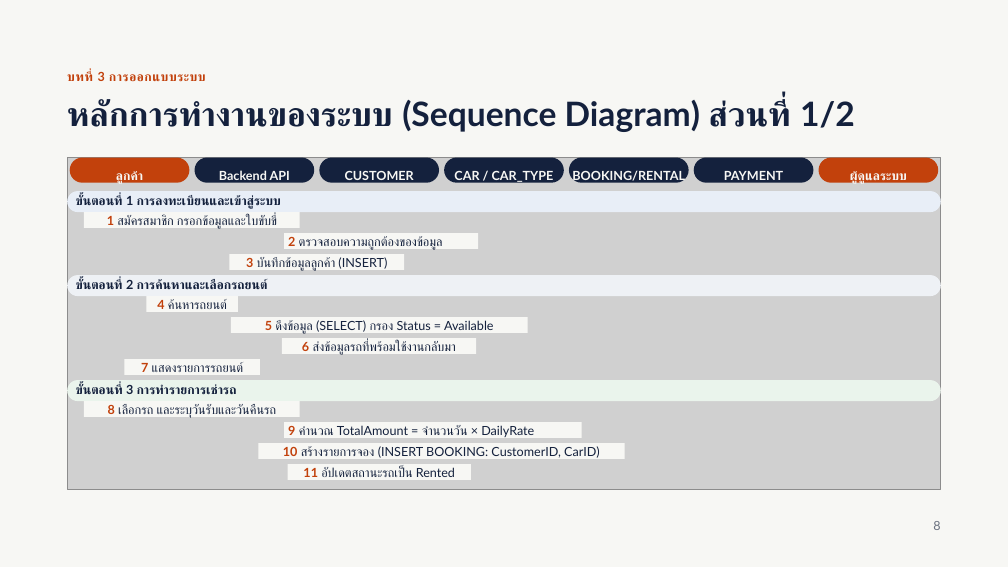
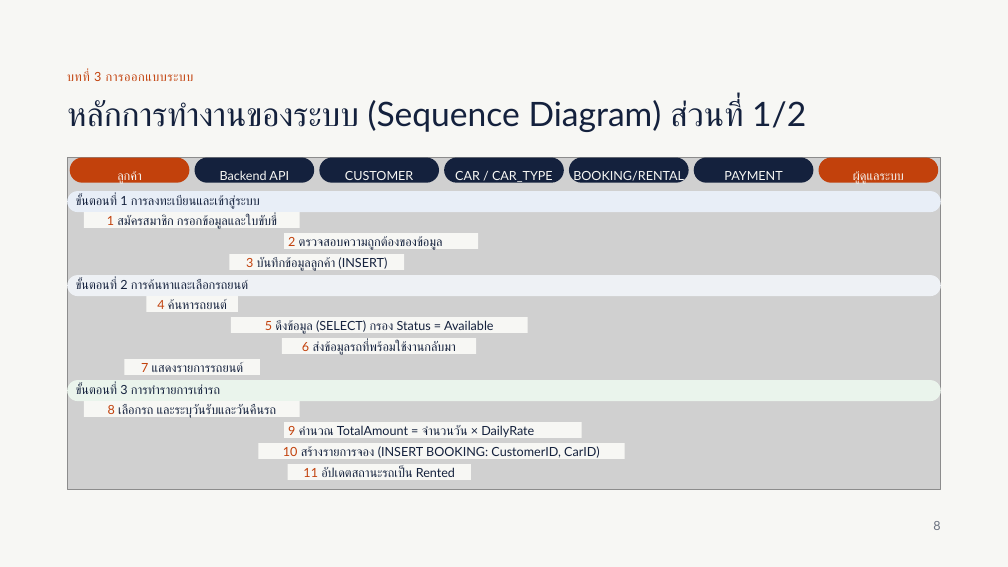
Before and after one commit to 68070299-lang/data, a slide deck: slide 8 of presentation/Online_Car_Rental_System.pptx. Drawn at 1008x567 pixels with LibreOffice and Linux fonts; fonts in the diff are those of the drawing; grey boxes stand for pictures. Boxes give left, top, right and bottom in pixels: in the first picture for what was removed or moved away, otherwise in the second. Text is boxed around its words. In the diff, an @@ line names an element or a change of style, - is before the commit and + after.

```diff
--- a/presentation/Online_Car_Rental_System.pptx
+++ b/presentation/Online_Car_Rental_System.pptx
@@ text "1 สมัครสมาชิก กรอกข้อมูลและใบขับขี่" at bbox=[107, 215, 277, 229]: bold off in "1" @@
@@ text "2 ตรวจสอบความถูกต้องของข้อมูล" at bbox=[288, 236, 443, 250]: bold off in "2" @@
@@ text "4 ค้นหารถยนต์" at bbox=[157, 299, 227, 309]: bold off in "4" @@
@@ text "6 ส่งข้อมูลรถที่พร้อมใช้งานกลับมา" at bbox=[302, 341, 456, 355]: bold off in "6" @@
@@ bold off in 12 elements at bbox=[67, 71, 194, 81], bbox=[67, 100, 806, 132], bbox=[117, 171, 142, 184], bbox=[220, 170, 289, 183], bbox=[345, 171, 413, 183], bbox=[455, 171, 553, 183], bbox=[573, 171, 684, 183], bbox=[724, 171, 782, 183], bbox=[853, 171, 904, 184], bbox=[76, 195, 260, 209], bbox=[76, 279, 249, 289], bbox=[76, 384, 220, 394] @@
@@ text "8 เลือกรถ และระบุวันรับและวันคืนรถ" at bbox=[108, 404, 276, 418]: bold off in "8" @@
@@ text "10 สร้างรายการจอง (INSERT BOOKING: CustomerID, ..." at bbox=[283, 446, 600, 458]: bold off in "10" @@
@@ text "9 คำนวณ TotalAmount = จำนวนวัน ..." at bbox=[288, 425, 534, 437]: bold off in "9" @@
@@ text "11 อัปเดตสถานะรถเป็น Rented" at bbox=[303, 467, 455, 477]: bold off in "11" @@
```
Also in this commit, not shown: 30 other slides changed, 2 other files.
